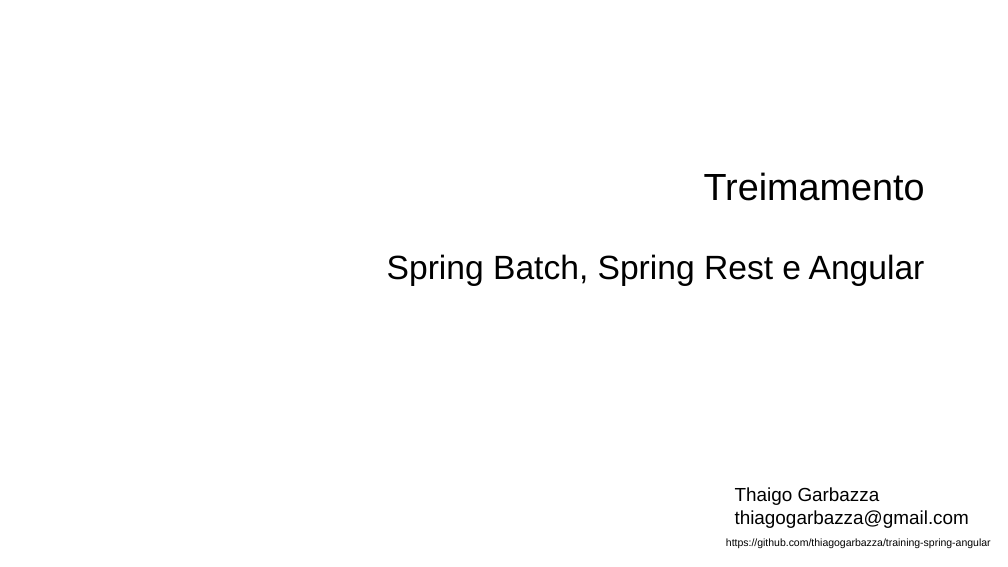
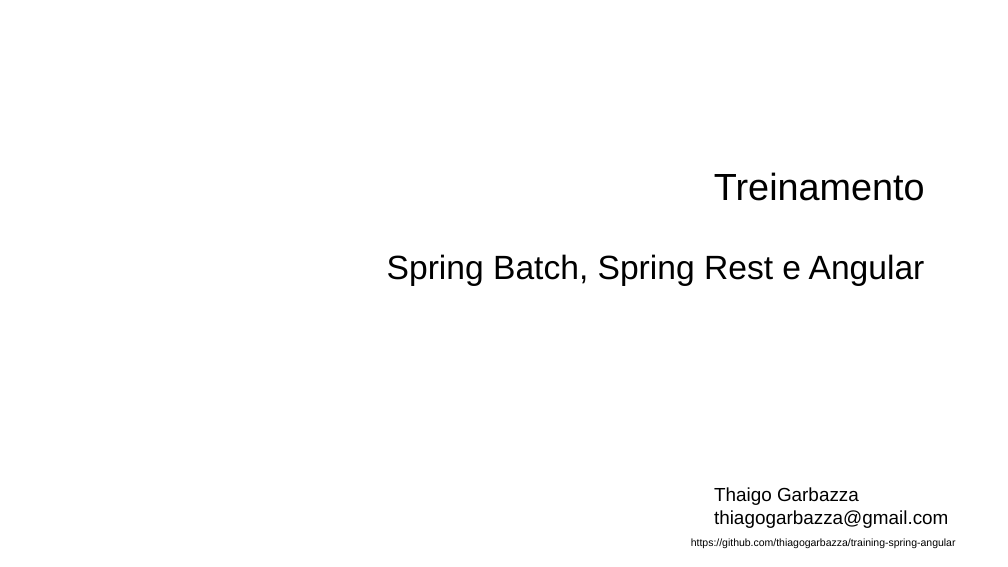
Before and after one commit to thiagogarbazza/training-spring-angular, a slide deck: slide 1 of docs/presentation/treimamento.pptx. Drawn at 1008x567 pixels with LibreOffice and Linux fonts; fonts in the diff are those of the drawing; background and template pictures are left out. Boxes give left, top, right and bottom in pixels: in the first picture for what was removed or moved away, otherwise in the second. Text is boxed around its words. In the diff, an @@ line names an element or a change of style, - is before the commit and + after.

Commit message:
update apresentação do treinamento.

```diff
--- a/docs/presentation/treimamento.pptx
+++ b/docs/presentation/treimamento.pptx
@@ title at bbox=[714, 172, 925, 201]: text changed @@
-Treimamento
+Treinamento
@@ text "Thaigo Garbazza": place and size @@
-text "Thaigo Garbazza" at bbox=[735, 487, 969, 528]
+text "Thaigo Garbazza" at bbox=[714, 487, 948, 528]
@@ text "https://github.com/thiagogarbazza/training-spring-angular": place and size @@
-text "https://github.com/thiagogarbazza/training-spring-angular" at bbox=[726, 538, 991, 548]
+text "https://github.com/thiagogarbazza/training-spring-angular" at bbox=[691, 538, 956, 548]
```
Also in this commit, not shown: 1 other slide changed.
